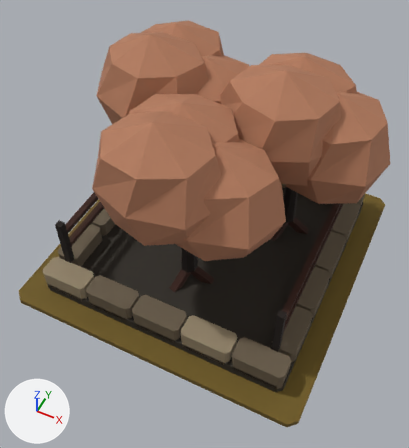
The glTF model art/frostgrove_t3/frostgrove_t3.glb: old version first, new version second.
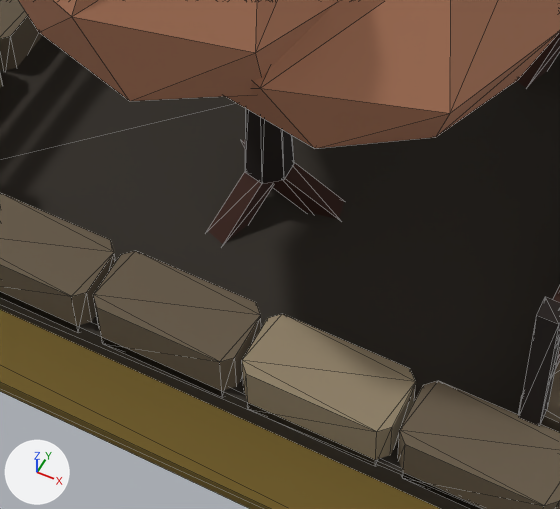
Old and new are each drawn whole from a 50 mm lens placed at (1.3, -2.78, 3.75), pointed at (0.05, -0.28, 0.62) and again close up on the part from 25% to 70% of the width and 47% to 85% of the height. The axes (+X, +Y, +Z) are drawn at lower left. The lights are the same throughout. The last two pictures show the newer version. The close-ups show mesh edges as thin lines.

Objects in the first close-up: 'MMR | frostgrove | T03 Architecture.001', 'MMR | frostgrove | Tier 03 Ground.001'.
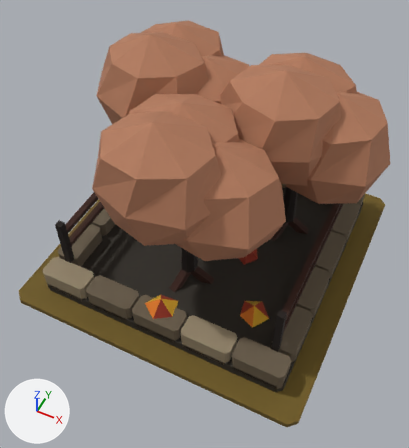
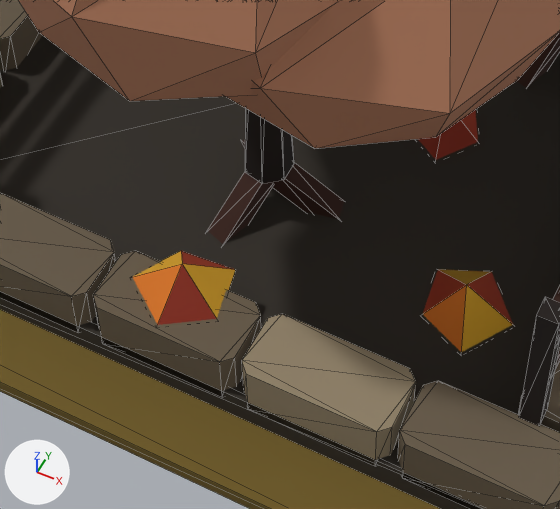
Changed parts and their boxes [x1, y1, x2, y2] in the close-ups (560 x 509 px):
'MMR | frostgrove | T03 Autumn Dressing.001', added: after [132, 109, 513, 352]

Diff of the bpy script that builds the scene:
```diff
--- a/art/frostgrove_t3/frostgrove_t3.glb.py
+++ b/art/frostgrove_t3/frostgrove_t3.glb.py
@@ me_mmr___frostgrove___t03_autumn_dressing_001 @@
+me_mmr___frostgrove___t03_autumn_dressing_001.from_pydata(...)  # 30 vertices, 25 faces; spans x -0.458..0.716, y -0.984..0.336, z 0.085..0.315
+me_mmr___frostgrove___t03_autumn_dressing_001.materials.append(mat_mmr___shared_palette_atlas)  # picture img_mmr_shared_color_palette_64
@@ ob_mmr___frostgrove___t03_autumn_dressing_001 @@
+ob_mmr___frostgrove___t03_autumn_dressing_001 = bpy.data.objects.new('MMR | frostgrove | T03 Autumn Dressing.001', me_mmr___frostgrove___t03_autumn_dressing_001)
+ob_mmr___frostgrove___t03_autumn_dressing_001.location = (0.0, 0.0, 0.05)
```
